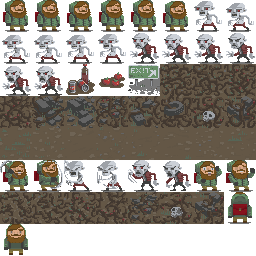
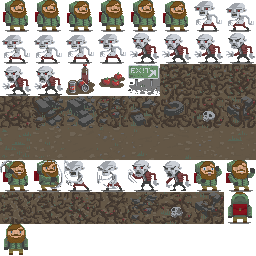
The second 256x256 image is a revision of the first. Changes to its layers:
painted on "Layer #1" over left=5, top=7, right=251, bottom=249
